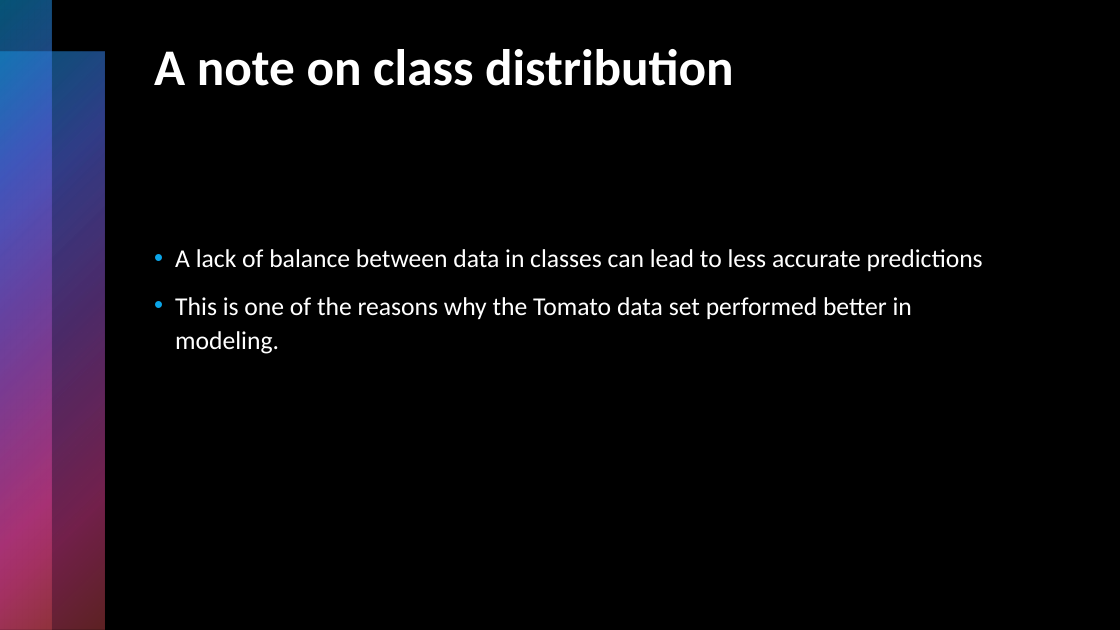
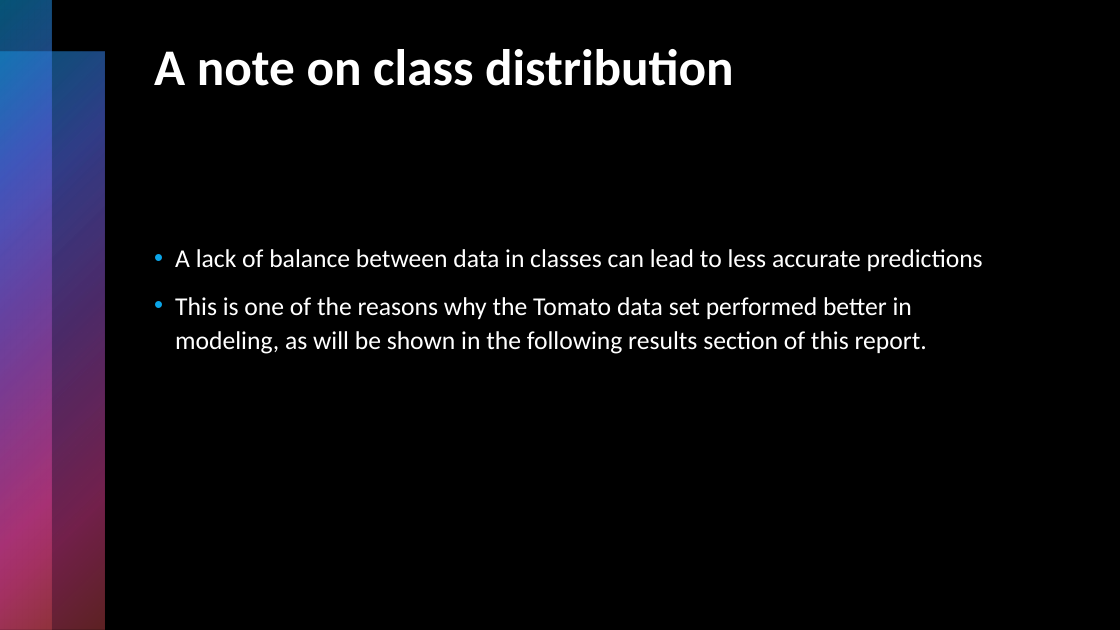
Before and after one commit to pythonpandas303/PlantDiseaseID, a slide deck: slide 6 of Presentations/Final_Project.pptx. Drawn at 1120x630 pixels with LibreOffice and Linux fonts; fonts in the diff are those of the drawing. Boxes give left, top, right and bottom in pixels: in the first picture for what was removed or moved away, otherwise in the second. Text is boxed around its words. In the diff, an @@ line names an element or a change of style, - is before the commit and + after.

```diff
--- a/Presentations/Final_Project.pptx
+++ b/Presentations/Final_Project.pptx
@@ text at bbox=[175, 297, 927, 354]: text changed @@
-• This is one of the reasons why the Tomato data set performed better in modeling.
+• This is one of the reasons why the Tomato data set performed better in modeling, as will be shown in the following results section of this report.
```
Also in this commit, not shown: 2 other slides changed, 7 slides added, 1 other file.
